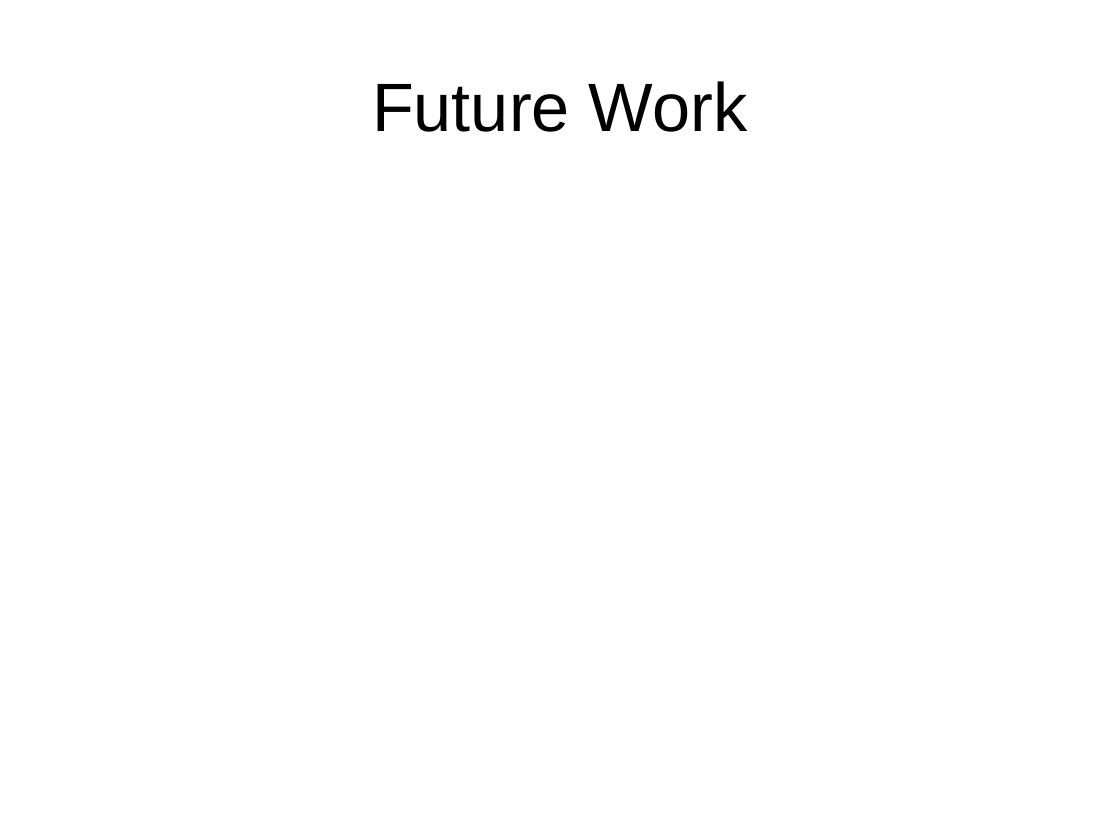
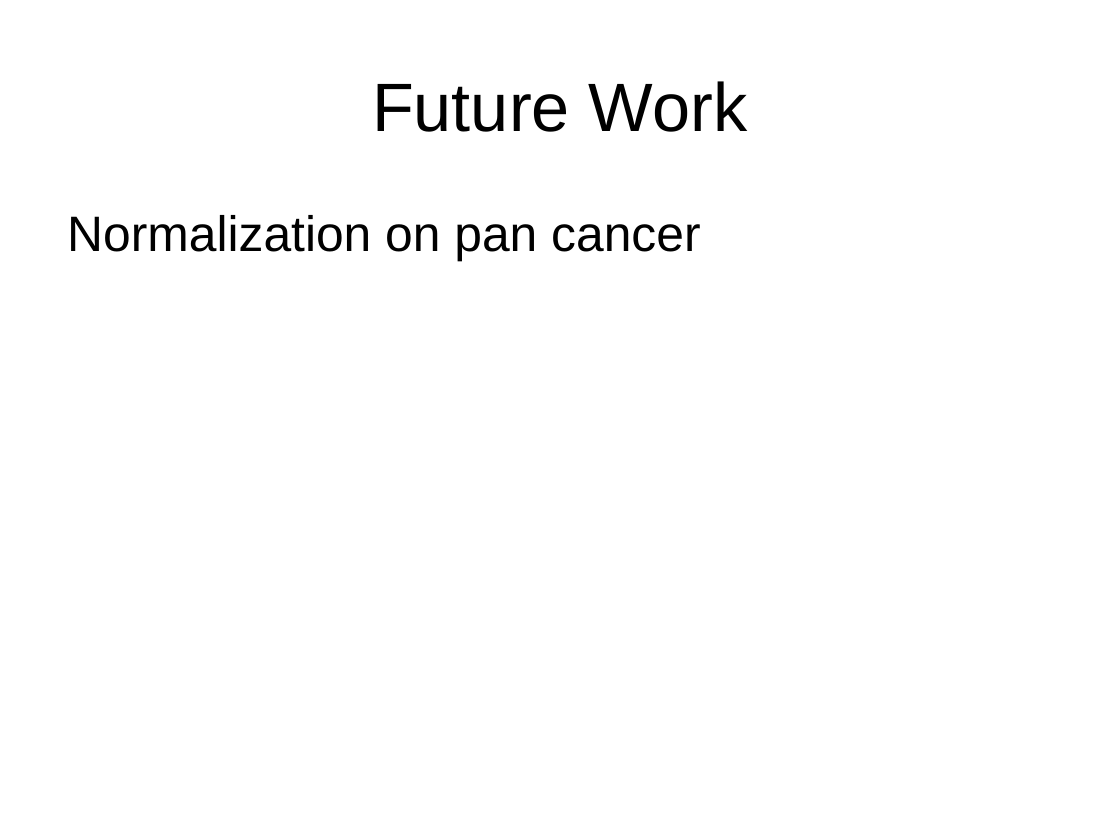
Before and after one commit to eotles/CS838, a slide deck: slide 18 of ProjectPresentation.pptx (slide 15 before the commit). Drawn at 1120x840 pixels with LibreOffice and Linux fonts; fonts in the diff are those of the drawing. Boxes give left, top, right and bottom in pixels: in the first picture for what was removed or moved away, otherwise in the second. Text is boxed around its words. In the diff, an @@ line names an element or a change of style, - is before the commit and + after.

```diff
--- a/ProjectPresentation.pptx
+++ b/ProjectPresentation.pptx
@@ text added at box(67, 215, 700, 261), 32 pt, text #000000 @@
+Normalization on pan cancer
```
Also in this commit, not shown: 3 other slides changed, 8 slides added, 5 slides removed.
